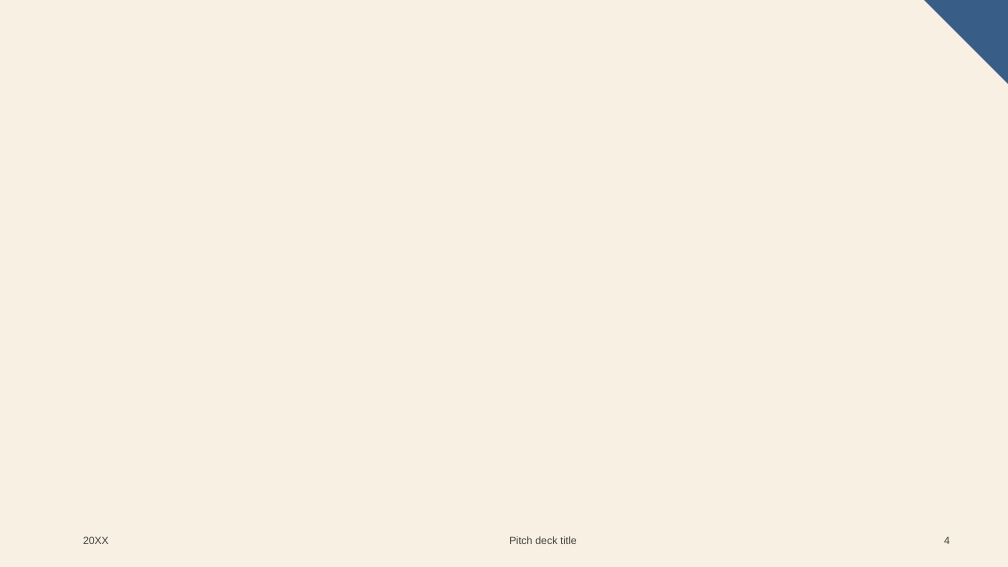
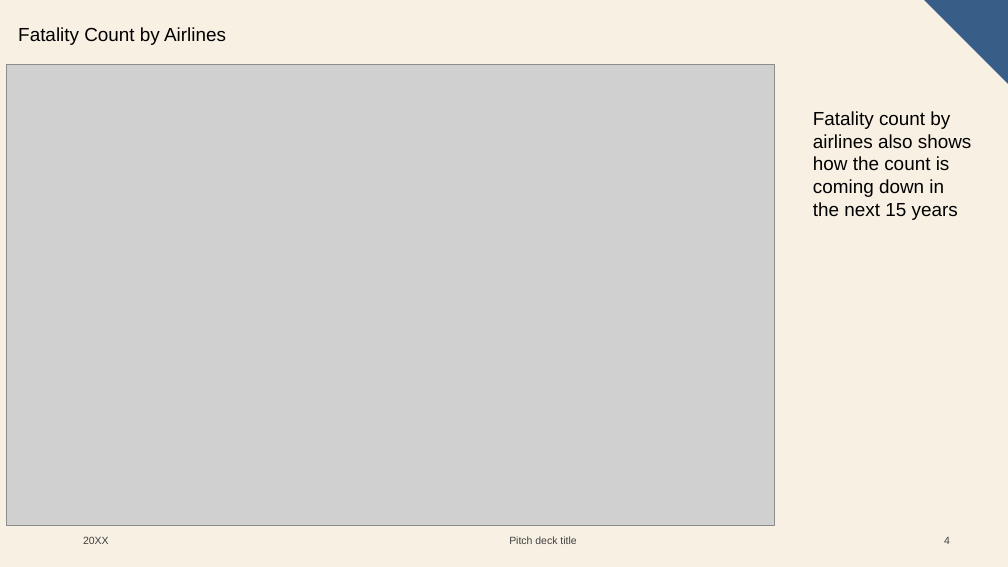
Before and after one commit to samantoz/dsc640-data_presentation, a slide deck: slide 4 of term_project/Executive Summary.pptx. Drawn at 1008x567 pixels with LibreOffice and Linux fonts; fonts in the diff are those of the drawing; grey boxes stand for pictures. Boxes give left, top, right and bottom in pixels: in the first picture for what was removed or moved away, otherwise in the second. Text is boxed around its words. In the diff, an @@ line names an element or a change of style, - is before the commit and + after.

```diff
--- a/term_project/Executive Summary.pptx
+++ b/term_project/Executive Summary.pptx
@@ text added at [18,27,226,45], 18 pt, text #000000 @@
+Fatality Count by Airlines
@@ picture added at [7,64,774,526] @@
@@ text added at [813,111,972,220], 18 pt, text #000000 @@
+Fatality count by airlines also shows how the count is coming down in the next 15 years
```
Also in this commit, not shown: 2 other slides changed, 2 slides added, 2 slides removed, 5 other files.
